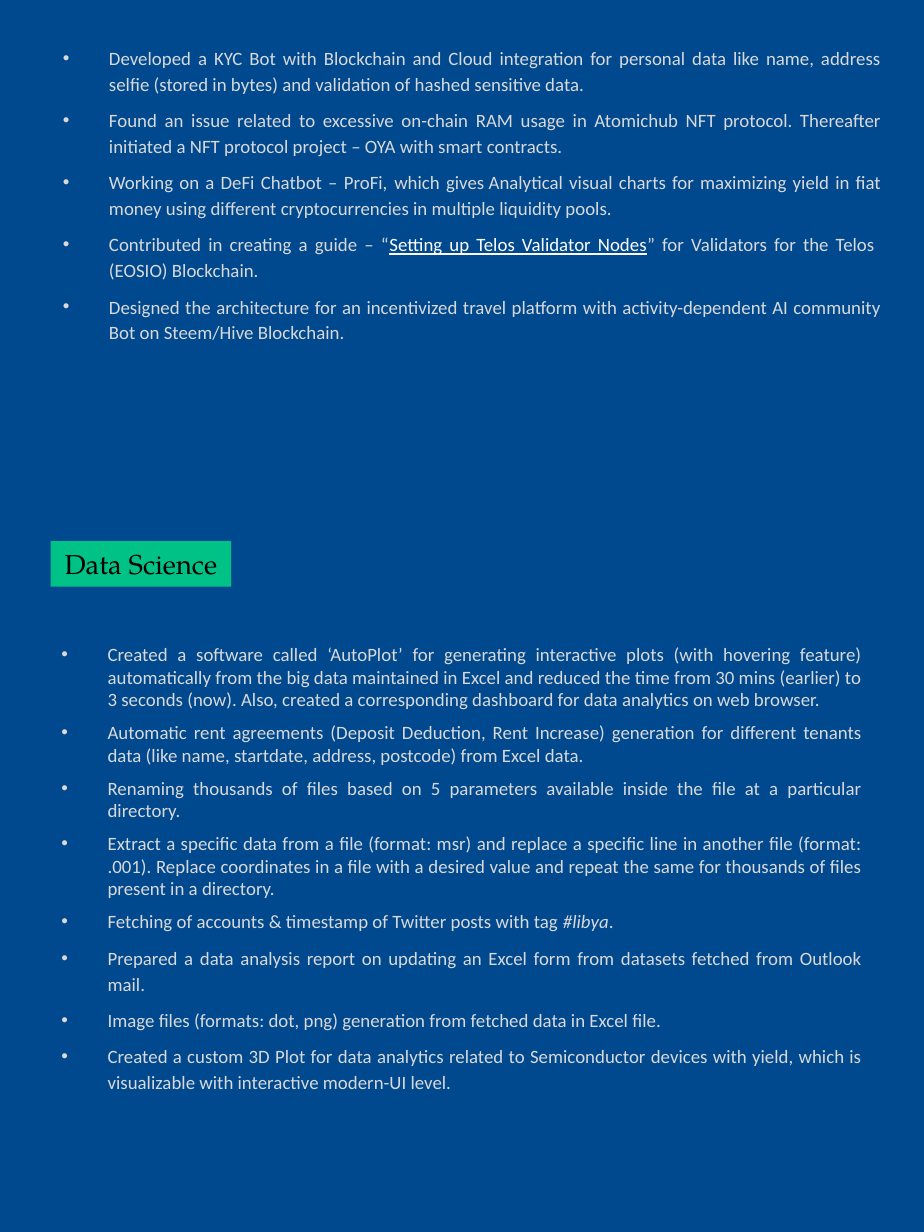
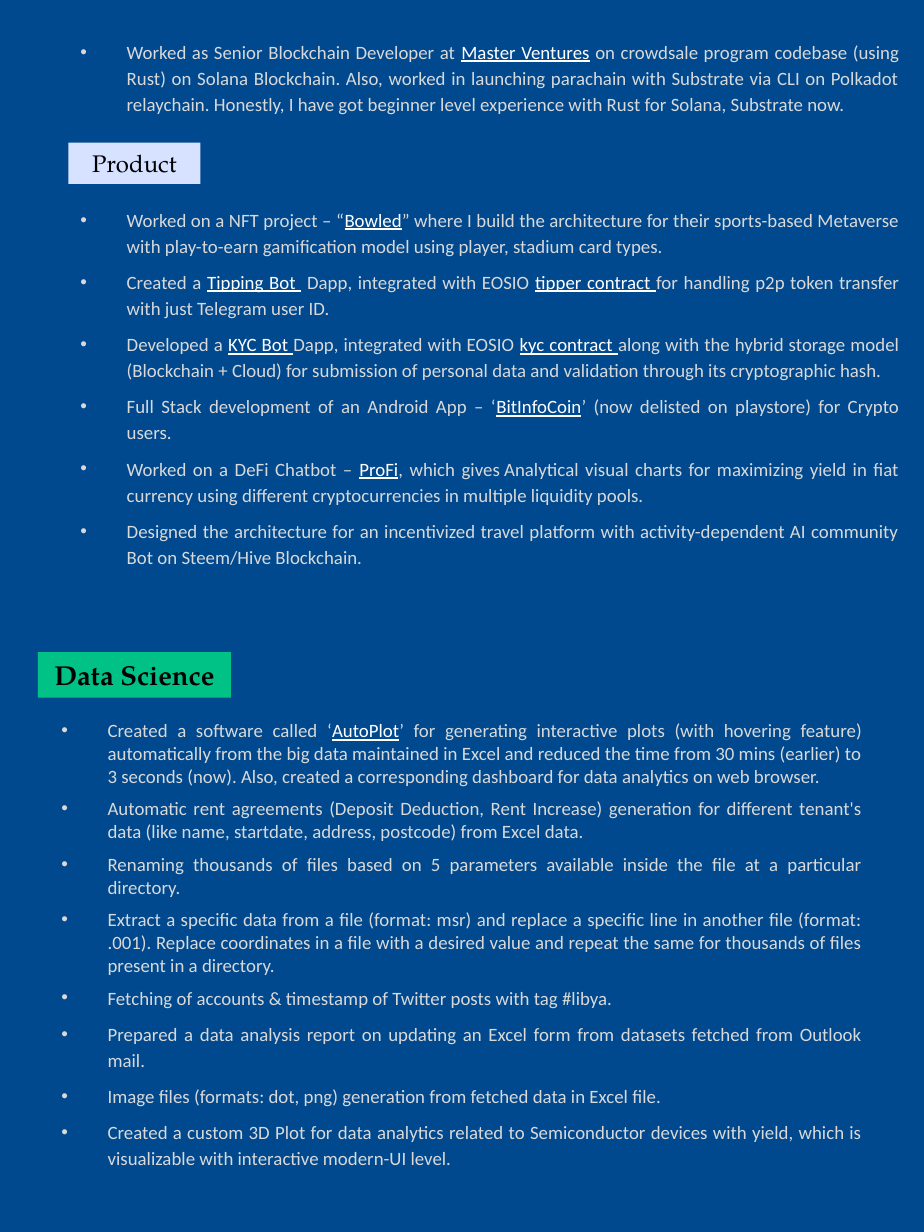
Before and after one commit to abhi3700/my_resume, a slide deck: slide 3 of my_resume.pptx. Drawn at 924x1232 pixels with LibreOffice and Linux fonts; fonts in the diff are those of the drawing. Boxes give left, top, right and bottom in pixels: in the first picture for what was removed or moved away, otherwise in the second. Text is boxed around its words. In the diff, an @@ line names an element or a change of style, - is before the commit and + after.

```diff
--- a/my_resume.pptx
+++ b/my_resume.pptx
@@ text added at (127,45,899,115), 11 pt, text #D9D9D9 @@
+• Worked as Senior Blockchain Developer at Master Ventures on crowdsale program codebase (using Rust) on Solana Blockchain. Also, worked in launching parachain with Substrate via CLI on Polkadot relaychain. Honestly, I have got beginner level experience with Rust for Solana, Substrate now.
@@ rectangle added at (68,143,200,185), fill #D6E2FF, 14 pt, text #000000 @@
+Product
@@ text "Worked on a NFT project ...": place and size @@
-text "Worked on a NFT project ..." at (109,52,881,340)
+text "Worked on a NFT project ..." at (127,213,899,565)
@@ text at (127,213,899,505): text changed @@
-• Developed a KYC Bot with Blockchain and Cloud integration for personal data like name, address selfie (stored in bytes) and validation of hashed sensitive data.
-• Found an issue related to excessive on-chain RAM usage in Atomichub NFT protocol. Thereafter initiated a NFT protocol project – OYA with smart contracts.
-• Working on a DeFi Chatbot – ProFi, which gives Analytical visual charts for maximizing yield in fiat money using different cryptocurrencies in multiple liquidity pools.
-• Contributed in creating a guide – “Setting up Telos Validator Nodes” for Validators for the Telos (EOSIO) Blockchain.
+• Worked on a NFT project – “Bowled” where I build the architecture for their sports-based Metaverse with play-to-earn gamification model using player, stadium card types.
+• Created a Tipping Bot Dapp, integrated with EOSIO tipper contract for handling p2p token transfer with just Telegram user ID.
+• Developed a KYC Bot Dapp, integrated with EOSIO kyc contract along with the hybrid storage model (Blockchain + Cloud) for submission of personal data and validation through its cryptographic hash.
+• Full Stack development of an Android App – ‘BitInfoCoin’ (now delisted on playstore) for Crypto users.
+• Worked on a DeFi Chatbot – ProFi, which gives Analytical visual charts for maximizing yield in fiat currency using different cryptocurrencies in multiple liquidity pools.
@@ rectangle "Data Science": place and size @@
-rectangle "Data Science" at (51,541,232,586)
+rectangle "Data Science" at (38,652,232,697)
@@ rectangle "Data Science" at (38,652,232,697): bold on @@
@@ text "Created a software called ‘AutoPlot’ ...": place and size @@
-text "Created a software called ‘AutoPlot’ ..." at (108,647,861,1089)
+text "Created a software called ‘AutoPlot’ ..." at (108,723,862,1165)
@@ text at (108,723,862,1009): text colour #D9D9D9 to #FFFFFF, underline on in "‘AutoPlot’"; italic off in "#libya." @@
@@ text at (108,801,861,841): text changed @@
-• Automatic rent agreements (Deposit Deduction, Rent Increase) generation for different tenants data (like name, startdate, address, postcode) from Excel data.
+• Automatic rent agreements (Deposit Deduction, Rent Increase) generation for different tenant's data (like name, startdate, address, postcode) from Excel data.
```
Also in this commit, not shown: 3 other slides changed, 1 other file.
